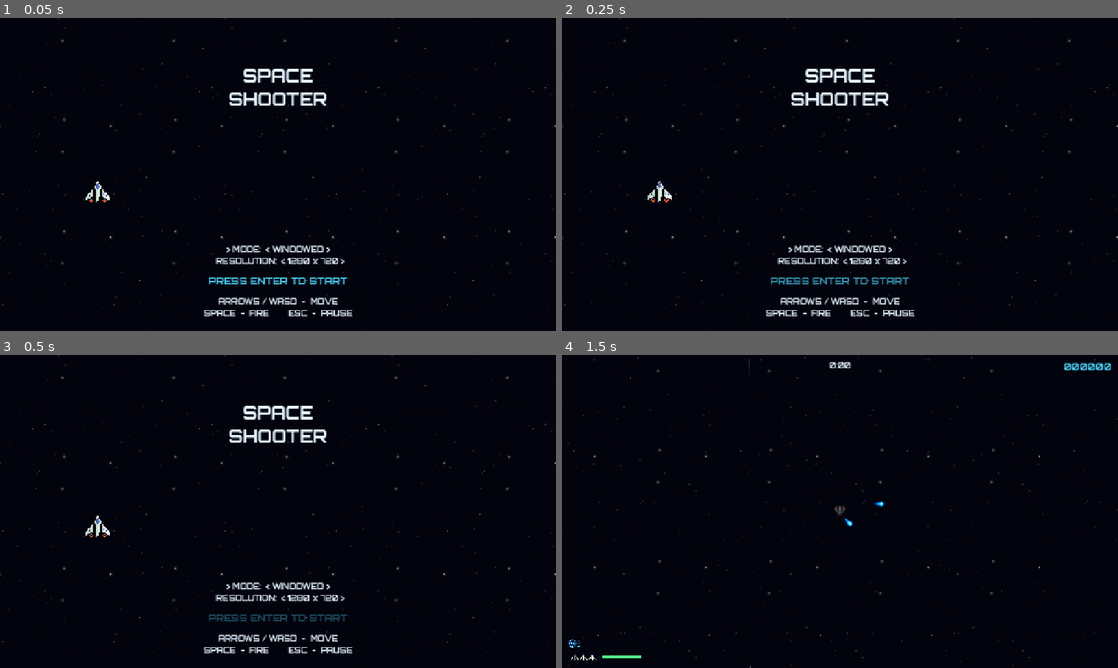
Above: before the commit, frames 1-4 (two rows, left to right).
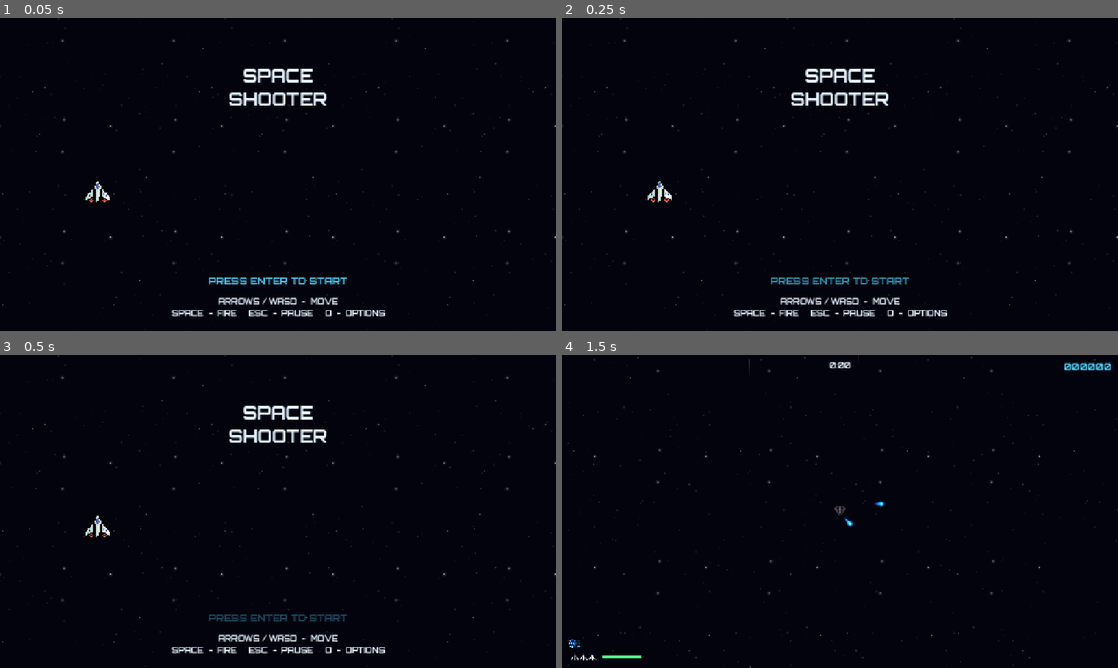
Above: after the commit, the same moments.

Repository: railroadman/space_shooter_godot
Game: Godot game, scene res://scenes/start_screen.tscn
The game is run twice, just before and just after one commit, with the same random seed, the same clock (stepped at 60 frames per second) and the same inputs. Sound files missing from this copy of the repository are replaced by a short silence.
Inputs:
- Up to frame 1 (0.05 s): no input
- Up to frame 2 (0.25 s): no input
- Up to frame 3 (0.5 s): no input
- Up to frame 4 (1.5 s): tap Enter (confirm) at 0.5 s; hold Right (move_right) 0.53-1.28 s; hold Enter (confirm) 0.53-1.28 s; tap Space (shoot) at 0.8, 1.35 s; hold Down (move_down) from 1.28 s (still down)

The runs differ from the first frame. In frame 1, 1.1% of the frame differs, in the area x 30-70%, y 72-96%; in frame 2, 1.1%; in frame 3, 1.1%; in frame 4, nothing differs.

Commit message:
Add options screen with selectable crosshair cursor
Co-Authored-By: Claude Sonnet 5.5 <noreply@anthropic.com>

Diff:
--- /dev/null
+++ b/scenes/options_screen.tscn
@@ -0,0 +1,72 @@
+[gd_scene format=3]
+
+[ext_resource type="Script" path="res://scripts/ui/options_screen.gd" id="script"]
+[ext_resource type="PackedScene" path="res://scenes/space_background.tscn" id="background"]
+[ext_resource type="LabelSettings" path="res://resources/ui/title_label.tres" id="title_style"]
+[ext_resource type="LabelSettings" path="res://resources/ui/body_label.tres" id="body_style"]
+
+[node name="OptionsScreen" type="Control"]
+layout_mode = 3
+anchors_preset = 15
+anchor_right = 1.0
+anchor_bottom = 1.0
+grow_horizontal = 2
+grow_vertical = 2
+script = ExtResource("script")
+
+[node name="Background" parent="." instance=ExtResource("background")]
+
+[node name="Box" type="VBoxContainer" parent="."]
+layout_mode = 1
+anchors_preset = 8
+anchor_left = 0.5
+anchor_top = 0.5
+anchor_right = 0.5
+anchor_bottom = 0.5
+offset_left = -400.0
+offset_top = -300.0
+offset_right = 400.0
+offset_bottom = 300.0
+grow_horizontal = 2
+grow_vertical = 2
+theme_override_constants/separation = 16
+alignment = 1
+
+[node name="Title" type="Label" parent="Box"]
+layout_mode = 2
+label_settings = ExtResource("body_style")
+text = "OPTIONS"
+horizontal_alignment = 1
+
+[node name="Display" type="HBoxContainer" parent="Box"]
+layout_mode = 2
+size_flags_horizontal = 4
+theme_override_constants/separation = 16
+
+[node name="Mode" type="Button" parent="Box/Display"]
+unique_name_in_owner = true
+layout_mode = 2
+
+[node name="Resolution" type="Button" parent="Box/Display"]
+unique_name_in_owner = true
+layout_mode = 2
+
+[node name="Grid" type="GridContainer" parent="Box"]
+unique_name_in_owner = true
+layout_mode = 2
+size_flags_horizontal = 4
+theme_override_constants/h_separation = 4
+theme_override_constants/v_separation = 4
+
+[node name="Controls" type="Label" parent="Box"]
+layout_mode = 2
+label_settings = ExtResource("body_style")
+text = "ARROWS / WASD  -  MOVE        MOUSE  -  AIM
+SPACE  -  FIRE        ESC  -  PAUSE"
+horizontal_alignment = 1
+
+[node name="Back" type="Button" parent="Box"]
+unique_name_in_owner = true
+layout_mode = 2
+size_flags_horizontal = 4
+text = "BACK (ESC)"
--- a/scenes/start_screen.tscn
+++ b/scenes/start_screen.tscn
@@ -136,26 +136,7 @@
 grow_vertical = 0
 mouse_filter = 2
 label_settings = ExtResource("body_style")
-text = "ARROWS / WASD  -  MOVE\nSPACE  -  FIRE        ESC  -  PAUSE"
-horizontal_alignment = 1
-
-[node name="Settings" type="Label" parent="."]
-unique_name_in_owner = true
-layout_mode = 1
-anchors_preset = 7
-anchor_left = 0.5
-anchor_top = 1.0
-anchor_right = 0.5
-anchor_bottom = 1.0
-offset_left = -220.0
-offset_top = -200.0
-offset_right = 220.0
-offset_bottom = -145.0
-grow_horizontal = 2
-grow_vertical = 0
-mouse_filter = 2
-label_settings = ExtResource("body_style")
-text = "MODE"
+text = "ARROWS / WASD  -  MOVE\nSPACE  -  FIRE     ESC  -  PAUSE     O  -  OPTIONS"
 horizontal_alignment = 1
 
 [node name="Blink" type="AnimationPlayer" parent="."]
--- /dev/null
+++ b/scripts/core/crosshair_settings.gd
@@ -0,0 +1,45 @@
+class_name CrosshairSettings
+extends RefCounted
+## Mouse cursor shown as the crosshair: one of the sprites in assets/images/crosshairs, saved between runs in
+## user://settings.cfg. `load_and_apply()` runs when the start screen opens; the OS cursor keeps the shape in the game.
+
+const SECTION := "crosshair"
+const DIR := "res://assets/images/crosshairs/"
+const COUNT := 72
+const CURSOR_SIZE := 48
+const CURSOR_ALPHA := 0.7
+
+static var index := 0
+
+
+static func texture(i: int) -> Texture2D:
+	return load("%scrosshair_%02d.png" % [DIR, posmod(i, COUNT) + 1])
+
+
+static func load_and_apply() -> void:
+	var file := ConfigFile.new()
+	if file.load(DisplaySettings.PATH) == OK:
+		index = posmod(file.get_value(SECTION, "index", 0), COUNT)
+	apply()
+
+
+static func apply() -> void:
+	var image := texture(index).get_image()
+	image.resize(CURSOR_SIZE, CURSOR_SIZE, Image.INTERPOLATE_LANCZOS)
+	for y in CURSOR_SIZE:
+		for x in CURSOR_SIZE:
+			var pixel := image.get_pixel(x, y)
+			pixel.a *= CURSOR_ALPHA
+			image.set_pixel(x, y, pixel)
+	Input.set_custom_mouse_cursor(ImageTexture.create_from_image(image), Input.CURSOR_ARROW,
+		Vector2(CURSOR_SIZE, CURSOR_SIZE) / 2.0)
+
+
+## Makes crosshair `i` the cursor and saves the choice.
+static func select(i: int) -> void:
+	index = posmod(i, COUNT)
+	apply()
+	var file := ConfigFile.new()
+	file.load(DisplaySettings.PATH) # keep the display settings stored in the same file
+	file.set_value(SECTION, "index", index)
+	file.save(DisplaySettings.PATH)
--- a/scripts/core/display_settings.gd
+++ b/scripts/core/display_settings.gd
@@ -48,6 +48,7 @@
 
 static func save() -> void:
 	var file := ConfigFile.new()
+	file.load(PATH) # keep other sections (crosshair) of the same file
 	file.set_value(SECTION, "fullscreen", fullscreen)
 	file.set_value(SECTION, "resolution", resolution())
 	file.save(PATH)
--- /dev/null
+++ b/scripts/ui/options_screen.gd
@@ -0,0 +1,59 @@
+class_name OptionsScreen
+extends Control
+## Options: window mode and resolution, the crosshair that replaces the mouse cursor, and the key bindings.
+## Click a crosshair to choose it; Esc or Back returns.
+
+const START_SCENE := "res://scenes/start_screen.tscn"
+const COLUMNS := 12
+const BUTTON_SIZE := 56
+
+@onready var _grid: GridContainer = %Grid
+@onready var _mode: Button = %Mode
+@onready var _resolution: Button = %Resolution
+
+
+func _ready() -> void:
+	_grid.columns = COLUMNS
+	var group := ButtonGroup.new()
+	for i in CrosshairSettings.COUNT:
+		var button := Button.new()
+		button.toggle_mode = true
+		button.button_group = group
+		button.icon = CrosshairSettings.texture(i)
+		button.expand_icon = true
+		button.custom_minimum_size = Vector2(BUTTON_SIZE, BUTTON_SIZE)
+		button.button_pressed = i == CrosshairSettings.index
+		button.pressed.connect(CrosshairSettings.select.bind(i))
+		_grid.add_child(button)
+	_mode.pressed.connect(_toggle_mode)
+	_resolution.pressed.connect(_next_resolution)
+	%Back.pressed.connect(_back)
+	_mode.grab_focus()
+	_refresh()
+
+
+func _unhandled_input(event: InputEvent) -> void:
+	if event.is_action_pressed("ui_cancel"):
+		get_viewport().set_input_as_handled()
+		_back()
+
+
+func _toggle_mode() -> void:
+	DisplaySettings.toggle_fullscreen()
+	_refresh()
+
+
+func _next_resolution() -> void:
+	DisplaySettings.step_resolution(1)
+	_refresh()
+
+
+func _refresh() -> void:
+	var size := DisplayServer.screen_get_size() if DisplaySettings.fullscreen else DisplaySettings.resolution()
+	_mode.text = "MODE:  %s" % ("FULLSCREEN" if DisplaySettings.fullscreen else "WINDOWED")
+	_resolution.text = "RESOLUTION:  %d x %d" % [size.x, size.y]
+	_resolution.disabled = DisplaySettings.fullscreen
+
+
+func _back() -> void:
+	get_tree().change_scene_to_file(START_SCENE)
--- a/scripts/ui/start_screen.gd
+++ b/scripts/ui/start_screen.gd
@@ -1,22 +1,17 @@
 class_name StartScreen
 extends Control
-## Title screen: animated space backdrop, title, blinking prompt and a display settings menu. Enter or Space starts the
-## game; Up/Down pick a setting, Left/Right change it (fullscreen or windowed, window resolution).
+## Title screen: animated space backdrop, title and blinking prompt. Enter or Space starts the game, O opens the options.
 
 const GAME_SCENE := "res://scenes/game.tscn"
-const ROWS := 2 # 0 = mode, 1 = resolution
+const OPTIONS_SCENE := "res://scenes/options_screen.tscn"
 
-var _row := 0
-
-@onready var _prompt: Label = %Prompt
 @onready var _blink: AnimationPlayer = $Blink
-@onready var _settings: Label = %Settings
 
 
 func _ready() -> void:
 	DisplaySettings.load_and_apply()
+	CrosshairSettings.load_and_apply()
 	_blink.play(&"blink")
-	_refresh()
 
 
 func _unhandled_input(event: InputEvent) -> void:
@@ -24,27 +19,6 @@
 	if event.is_action_pressed("confirm") or event.is_action_pressed("shoot"):
 		viewport.set_input_as_handled()
 		get_tree().change_scene_to_file(GAME_SCENE)
-		return
-	elif event.is_action_pressed("ui_up") or event.is_action_pressed("ui_down"):
-		_row = posmod(_row + (1 if event.is_action_pressed("ui_down") else -1), ROWS)
-	elif event.is_action_pressed("ui_left") or event.is_action_pressed("ui_right"):
-		_change(1 if event.is_action_pressed("ui_right") else -1)
-	else:
-		return
-	viewport.set_input_as_handled()
-	_refresh()
-
-
-func _change(step: int) -> void:
-	if _row == 0:
-		DisplaySettings.toggle_fullscreen()
-	elif not DisplaySettings.fullscreen:
-		DisplaySettings.step_resolution(step)
-
-
-func _refresh() -> void:
-	var size := DisplayServer.screen_get_size() if DisplaySettings.fullscreen else DisplaySettings.resolution()
-	var mode := "FULLSCREEN" if DisplaySettings.fullscreen else "WINDOWED"
-	var resolution := "%d x %d" % [size.x, size.y]
-	_settings.text = "%s MODE:  < %s >\n%s RESOLUTION:  < %s >" % [
-		">" if _row == 0 else " ", mode, ">" if _row == 1 else " ", resolution]
+	elif event is InputEventKey and event.pressed and not event.echo and event.keycode == KEY_O:
+		viewport.set_input_as_handled()
+		get_tree().change_scene_to_file(OPTIONS_SCENE)
Binary file added: assets/images/crosshairs/crosshair_01.png
Not shown, added: assets/images/crosshairs/crosshair_01.png.import
Binary file added: assets/images/crosshairs/crosshair_02.png
Not shown, added: assets/images/crosshairs/crosshair_02.png.import
Binary file added: assets/images/crosshairs/crosshair_03.png
Not shown, added: assets/images/crosshairs/crosshair_03.png.import
Binary file added: assets/images/crosshairs/crosshair_04.png
Not shown, added: assets/images/crosshairs/crosshair_04.png.import
Binary file added: assets/images/crosshairs/crosshair_05.png
Not shown, added: assets/images/crosshairs/crosshair_05.png.import
Binary file added: assets/images/crosshairs/crosshair_06.png
Not shown, added: assets/images/crosshairs/crosshair_06.png.import
(and 132 more such lines)
